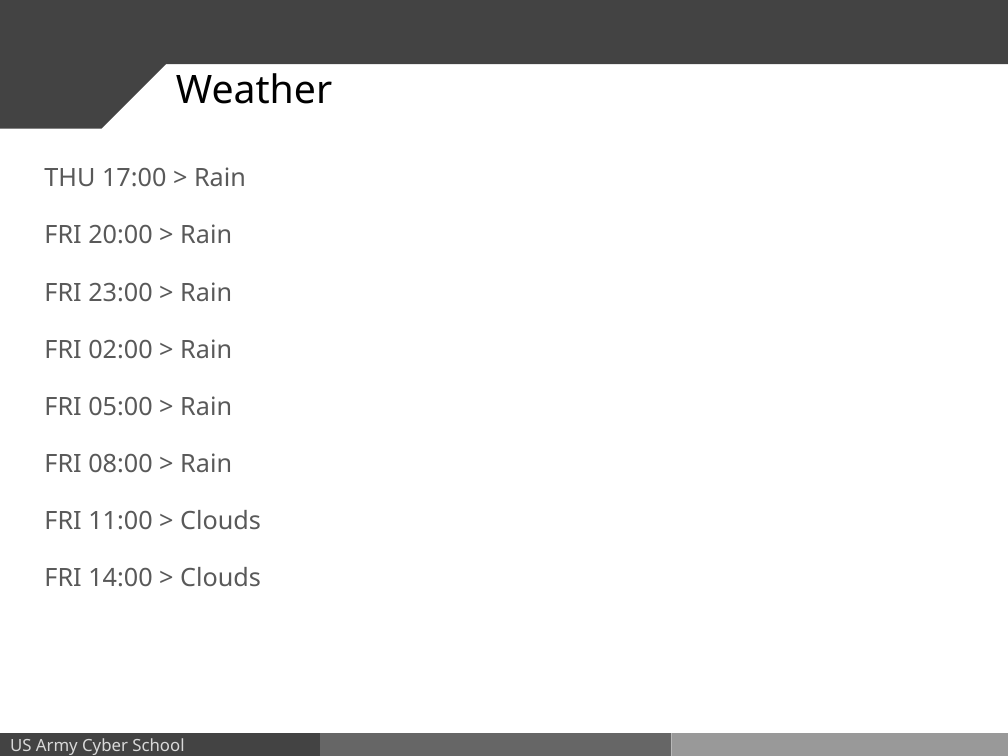
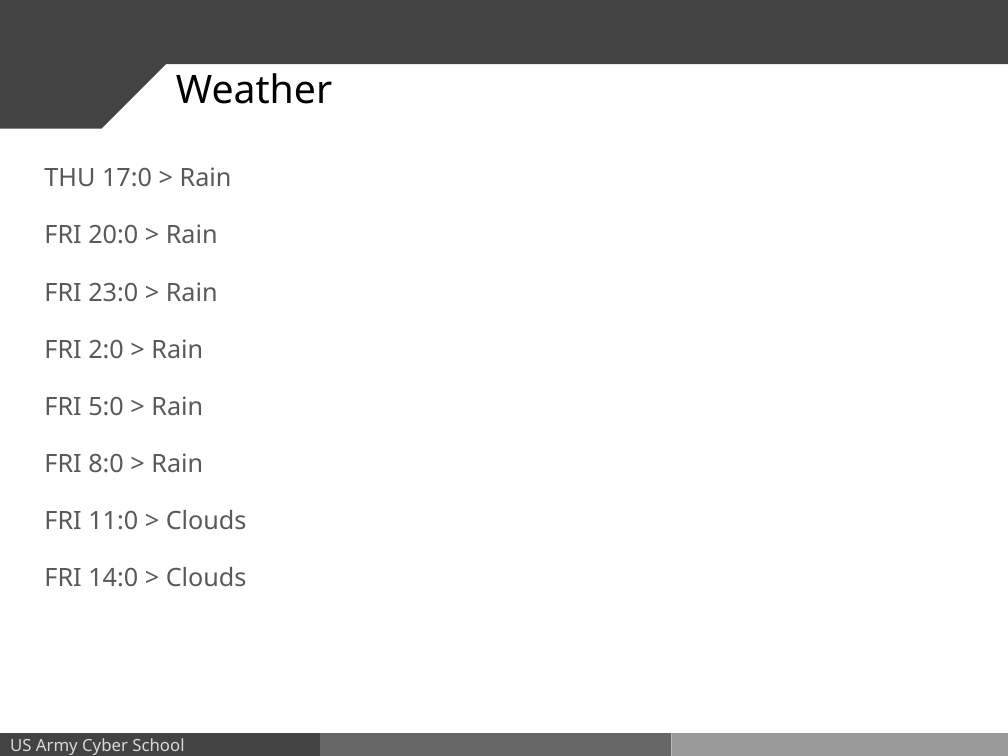
Before and after one commit to co-devs/daily-brief, a slide deck: slide 6 of dailyBrief2017054.pptx. Drawn at 1008x756 pixels with LibreOffice and Linux fonts; fonts in the diff are those of the drawing; background and template pictures are left out. Boxes give left, top, right and bottom in pixels: in the first picture for what was removed or moved away, otherwise in the second. Text is boxed around its words. In the diff, an @@ line names an element or a change of style, - is before the commit and + after.

```diff
--- a/dailyBrief2017054.pptx
+++ b/dailyBrief2017054.pptx
@@ text at [44,167,247,587]: text changed @@
-THU 17:00 > Rain
-FRI 20:00 > Rain
-FRI 23:00 > Rain
-FRI 02:00 > Rain
-FRI 05:00 > Rain
-FRI 08:00 > Rain
-FRI 11:00 > Clouds
-FRI 14:00 > Clouds
+THU 17:0 > Rain
+FRI 20:0 > Rain
+FRI 23:0 > Rain
+FRI 2:0 > Rain
+FRI 5:0 > Rain
+FRI 8:0 > Rain
+FRI 11:0 > Clouds
+FRI 14:0 > Clouds
```
Also in this commit, not shown: 3 other slides changed, 1 other file.
